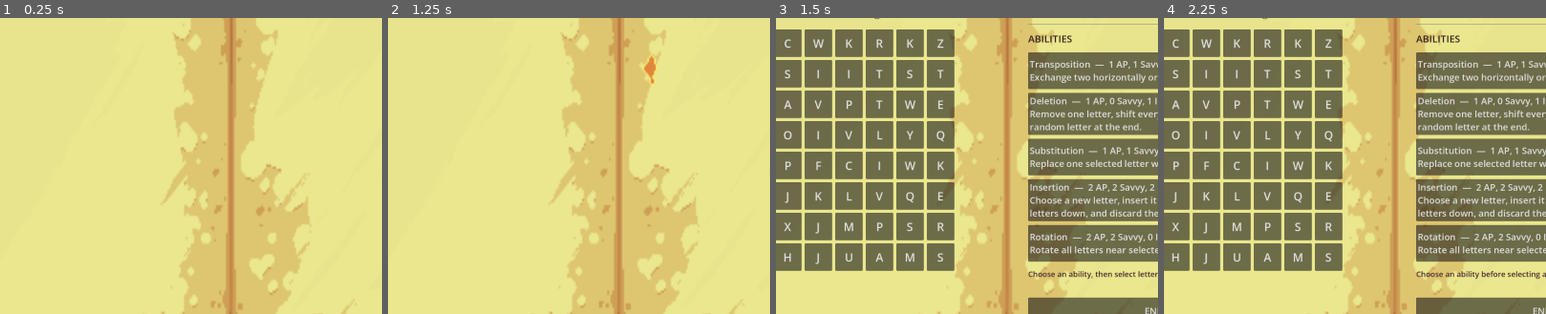
Above: before the commit, frames 1-4 (left to right).
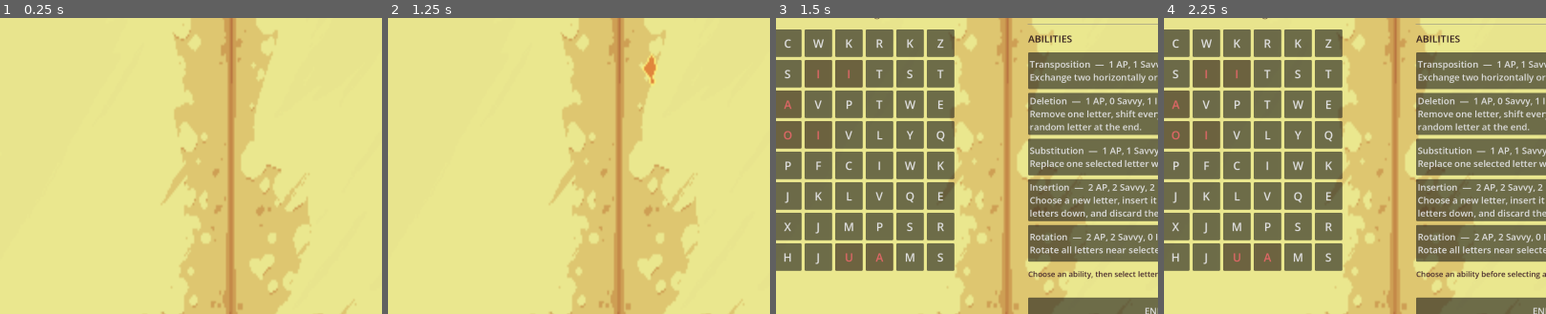
Above: after the commit, the same moments.

Repository: kbendrick/DJK_Project
Game: Godot game, scene res://Prototypes/BookWordGame/book_word_game.tscn
The game is run twice, just before and just after one commit, with the same random seed, the same clock (stepped at 60 frames per second) and the same inputs.
Inputs (mouse positions are % of the whole screen's width and height, from its top left):
- Up to frame 1 (0.25 s): no input
- Up to frame 2 (1.25 s): tap Enter at 0.5 s; move the mouse to (72, 46) at 0.52 s; click (72, 46) at 0.67 s; tap Space at 0.77 s
- Up to frame 3 (1.5 s): drag from (30, 57) to (45, 72) at 1.27 s
- Up to frame 4 (2.25 s): click "R" at 2 s
The pictures show only the part of the screen within x 20-70%, y 23-73%; the shares and areas given below are measured in that part.

Frames 1-2 are identical in both runs. In frame 3, 0.2% of the frame differs, in the area x 2-28%, y 17-83%; in frame 4, 0.2%.

Commit message:
Added red highlights when letters violate a book rule

Diff:
--- a/Prototypes/BookWordGame/rules/adjacent_vowels_rule.gd
+++ b/Prototypes/BookWordGame/rules/adjacent_vowels_rule.gd
@@ -18,8 +18,8 @@
 	book_moves_per_turn = 2
 
 
-func count_matches(model: LetterGridModel) -> int:
-	var matches := 0
+func collect_matches(model: LetterGridModel) -> Array[Vector2i]:
+	var matches: Array[Vector2i] = []
 
 	# Check grid for adjacent pairs of vowels
 	for y in LetterGridModel.GRID_SIZE:
@@ -28,9 +28,15 @@
 			if not _is_vowel(model.get_letter(Vector2i(x, y))):
 				continue
 			if x + 1 < LetterGridModel.GRID_SIZE and _is_vowel(model.get_letter(Vector2i(x + 1, y))):
-				matches += 1
+				if not matches.has(Vector2i(x, y)):
+					matches.append(Vector2i(x, y))
+				if not matches.has(Vector2i(x + 1, y)):
+					matches.append(Vector2i(x + 1, y))
 			if y + 1 < LetterGridModel.GRID_SIZE and _is_vowel(model.get_letter(Vector2i(x, y + 1))):
-				matches += 1
+				if not matches.has(Vector2i(x, y)):
+					matches.append(Vector2i(x, y))
+				if not matches.has(Vector2i(x, y + 1)):
+					matches.append(Vector2i(x, y + 1))
 	return matches
 
 
@@ -88,9 +94,9 @@
 				var consonant_cell: Vector2i = vowel_cell + direction
 				if not model.is_valid_cell(consonant_cell) or _is_vowel(model.get_letter(consonant_cell)):
 					continue
-				var before := count_matches(model)
+				var before := collect_matches(model).size()
 				model.transpose(vowel_cell, consonant_cell)
-				if count_matches(model) > before:
+				if collect_matches(model).size() > before:
 					return "The book transposed adjacent letters at (%d, %d) and (%d, %d)." % [vowel_cell.x + 1, vowel_cell.y + 1, consonant_cell.x + 1, consonant_cell.y + 1]
 				model.transpose(vowel_cell, consonant_cell)
 	return ""
--- a/Prototypes/BookWordGame/scripts/book_rule.gd
+++ b/Prototypes/BookWordGame/scripts/book_rule.gd
@@ -8,8 +8,8 @@
 
 var penalty_resource := "Sanity"
 
-func count_matches(_model: LetterGridModel) -> int:
-	return 0
+func collect_matches(_model: LetterGridModel) -> Array:
+	return []
 
 
 func take_book_turn(_model: LetterGridModel, _rng: RandomNumberGenerator) -> Array[String]:
--- a/Prototypes/BookWordGame/scripts/book_word_game.gd
+++ b/Prototypes/BookWordGame/scripts/book_word_game.gd
@@ -45,6 +45,7 @@
 var abilities: Array[BookAbility] = []
 var grid_buttons: Array[Button] = []
 var ability_buttons: Dictionary = {}
+var book_rule_cells: Array[Vector2i] =  []
 var selected_cells: Array[Vector2i] = []
 var active_ability: BookAbility
 var phase := Phase.OPENING
@@ -296,7 +297,7 @@
 	await get_tree().create_timer(0.45).timeout
 
 	# Check for any cases where the book rule can affect the player/grid state
-	var violations := book_rule.count_matches(grid_model)
+	var violations := book_rule.collect_matches(grid_model).size()
 	if violations > 0 and book_rule.penalty_amount > 0:
 		sanity = maxi(0, sanity - book_rule.penalty_amount)
 		_add_log("%s found %d violation%s. You lose %d %s." % [book_rule.display_name, violations, "" if violations == 1 else "s", book_rule.penalty_amount, book_rule.penalty_resource])
@@ -373,10 +374,14 @@
 func _refresh_grid() -> void:
 	# Creates a variable for cells that have a completed word objective inside
 	var completed_cells: Array[Vector2i] = []
+	book_rule_cells = []
 
 	# Checks to see if any of the target words have been completed
 	for word in target_words:
 		completed_cells.append_array(grid_model.find_word_positions(word))
+
+	# Checks for book rule violations
+	book_rule_cells = book_rule.collect_matches(grid_model)
 
 	# Updates button text and color to match any changes from ability usage or no longer being player turn
 	for index in grid_buttons.size():
@@ -390,9 +395,12 @@
 			button.modulate = Color("ffd166")
 		elif completed_cells.has(cell):
 			button.modulate = Color("8bd17c")
+		elif book_rule_cells.has(cell):
+			button.modulate = Color("ff7575")
 		else:
 			button.modulate = Color.WHITE
 
+# TODO - Add red color for cells that are affected by the book rule
 
 # Displays target word with either an empty circle or a checkmark depending on if the target word is found
 func _refresh_goals() -> void:
